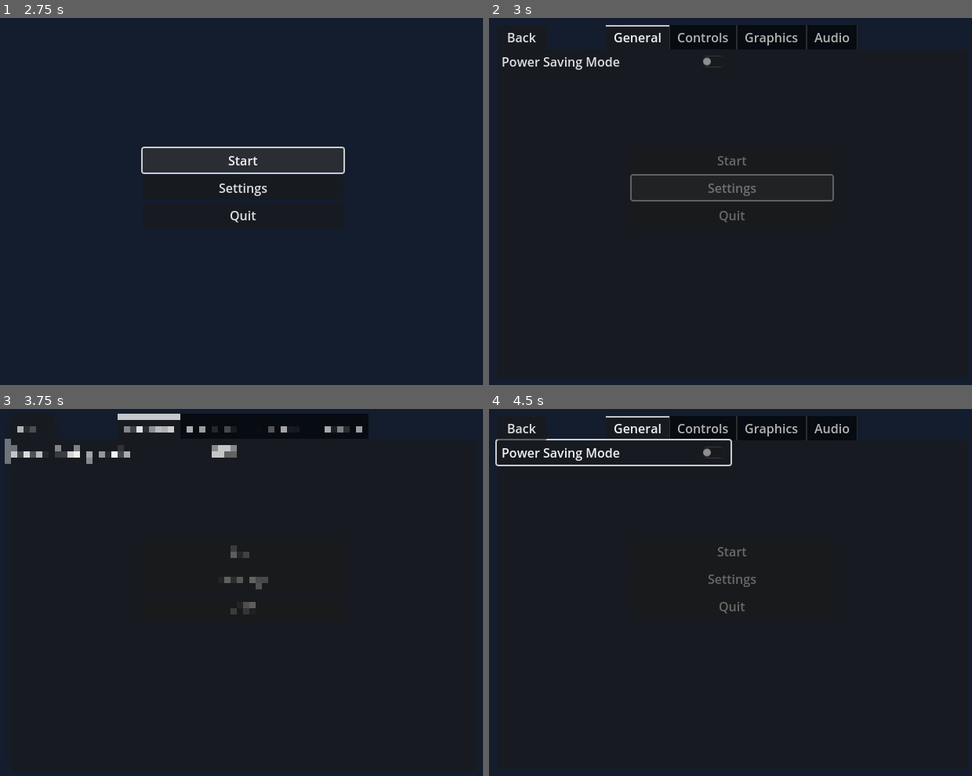
Above: before the commit, frames 1-4 (two rows, left to right).
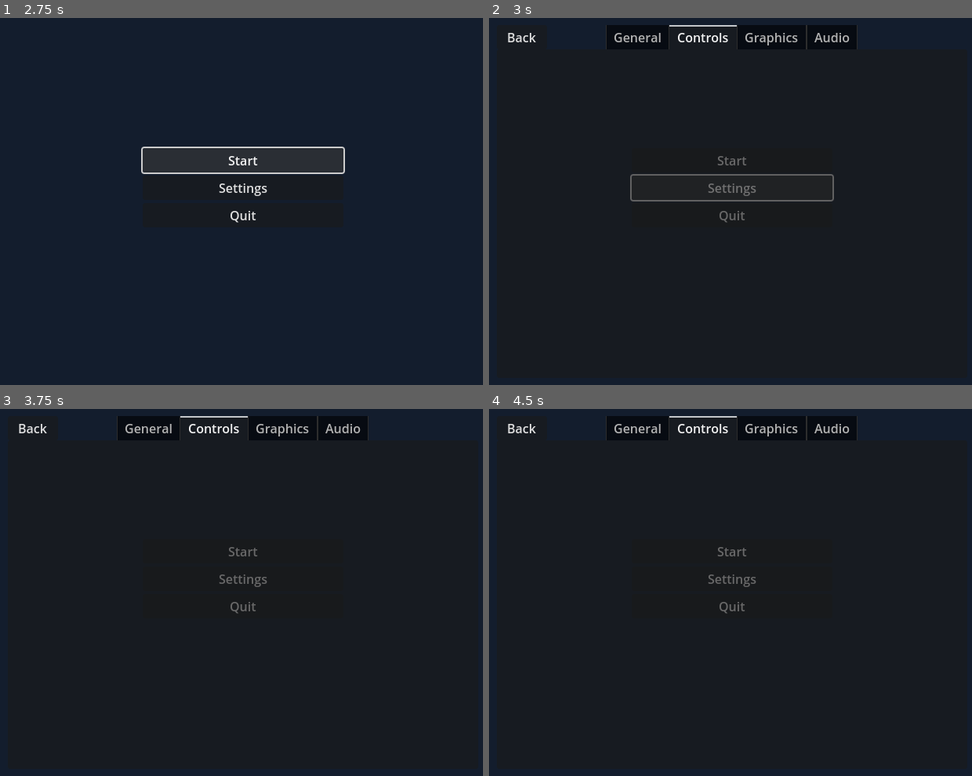
Above: after the commit, the same moments.

Repository: lilboyspirit/outlandish
Game: Godot game, scene res://scenes/menus/main_menu.tscn
Same seed, same stepped clock (60 frames per second), same inputs: the game is played once before the commit and once after it.
Inputs (mouse positions are in pixels of both pictures, inside the frame that each line leads up to):
- Up to frame 1 (2.75 s): click "Start" at 0.5 s; click "Start" at 1.25 s; click "Start" at 2 s
- Up to frame 2 (3 s): click "Settings" at 2.75 s
- Up to frame 3 (3.75 s): click (125, 453) at 3.5 s, where only the run before the commit has a clickable "Power Saving Mode"
- Up to frame 4 (4.5 s): click (614, 453) at 4.25 s, where only the run before the commit has a clickable "Power Saving Mode"

Frame 1 is identical in both runs. In frame 2, 0.7% of the frame differs, in the area x 2-52%, y 1-15%; in frame 3, 2.3%, in the area x 0-77%, y 1-56%; in frame 4, 1.2%.

Commit message:
add scroll to settings tabs

Diff:
--- a/scenes/menus/game_settings_tab.tscn
+++ b/scenes/menus/game_settings_tab.tscn
@@ -3,18 +3,27 @@
 [node name="Game" type="TabBar"]
 visible = false
 
-[node name="HBoxContainer" type="HBoxContainer" parent="."]
+[node name="ScrollContainer" type="ScrollContainer" parent="."]
 layout_mode = 1
 anchors_preset = 15
 anchor_right = 1.0
 anchor_bottom = 1.0
+offset_left = 8.0
+offset_top = 8.0
+offset_right = -8.0
+offset_bottom = -8.0
 grow_horizontal = 2
 grow_vertical = 2
 
-[node name="VBoxContainer" type="VBoxContainer" parent="HBoxContainer"]
+[node name="HBoxContainer" type="HBoxContainer" parent="ScrollContainer"]
+layout_mode = 2
+size_flags_horizontal = 3
+size_flags_vertical = 3
+
+[node name="VBoxContainer" type="VBoxContainer" parent="ScrollContainer/HBoxContainer"]
 layout_mode = 2
 size_flags_horizontal = 3
 
-[node name="VBoxContainer2" type="VBoxContainer" parent="HBoxContainer"]
+[node name="VBoxContainer2" type="VBoxContainer" parent="ScrollContainer/HBoxContainer"]
 layout_mode = 2
 size_flags_horizontal = 3
--- a/scenes/menus/settings_menu.tscn
+++ b/scenes/menus/settings_menu.tscn
@@ -19,49 +19,68 @@
 grow_horizontal = 2
 grow_vertical = 2
 tab_alignment = 1
+current_tab = 1
 all_tabs_in_front = true
 
 [node name="General" type="TabBar" parent="TabContainer"]
+visible = false
 layout_mode = 2
 
-[node name="HBoxContainer" type="HBoxContainer" parent="TabContainer/General"]
+[node name="ScrollContainer" type="ScrollContainer" parent="TabContainer/General"]
 layout_mode = 1
 anchors_preset = 15
 anchor_right = 1.0
 anchor_bottom = 1.0
+offset_left = 8.0
+offset_top = 8.0
+offset_right = -8.0
+offset_bottom = -8.0
 grow_horizontal = 2
 grow_vertical = 2
 
-[node name="VBoxContainer" type="VBoxContainer" parent="TabContainer/General/HBoxContainer"]
+[node name="HBoxContainer" type="HBoxContainer" parent="TabContainer/General/ScrollContainer"]
+layout_mode = 2
+size_flags_horizontal = 3
+size_flags_vertical = 3
+
+[node name="VBoxContainer" type="VBoxContainer" parent="TabContainer/General/ScrollContainer/HBoxContainer"]
 layout_mode = 2
 size_flags_horizontal = 3
 
-[node name="power_saving" type="CheckButton" parent="TabContainer/General/HBoxContainer/VBoxContainer"]
+[node name="power_saving" type="CheckButton" parent="TabContainer/General/ScrollContainer/HBoxContainer/VBoxContainer"]
 unique_name_in_owner = true
 layout_mode = 2
 text = "Power Saving Mode"
 
-[node name="VBoxContainer2" type="VBoxContainer" parent="TabContainer/General/HBoxContainer"]
+[node name="VBoxContainer2" type="VBoxContainer" parent="TabContainer/General/ScrollContainer/HBoxContainer"]
 layout_mode = 2
 size_flags_horizontal = 3
 
 [node name="Controls" type="TabBar" parent="TabContainer"]
-visible = false
 layout_mode = 2
 
-[node name="HBoxContainer" type="HBoxContainer" parent="TabContainer/Controls"]
+[node name="ScrollContainer" type="ScrollContainer" parent="TabContainer/Controls"]
 layout_mode = 1
 anchors_preset = 15
 anchor_right = 1.0
 anchor_bottom = 1.0
+offset_left = 8.0
+offset_top = 8.0
+offset_right = -8.0
+offset_bottom = -8.0
 grow_horizontal = 2
 grow_vertical = 2
 
-[node name="VBoxContainer" type="VBoxContainer" parent="TabContainer/Controls/HBoxContainer"]
+[node name="HBoxContainer" type="HBoxContainer" parent="TabContainer/Controls/ScrollContainer"]
+layout_mode = 2
+size_flags_horizontal = 3
+size_flags_vertical = 3
+
+[node name="VBoxContainer" type="VBoxContainer" parent="TabContainer/Controls/ScrollContainer/HBoxContainer"]
 layout_mode = 2
 size_flags_horizontal = 3
 
-[node name="VBoxContainer2" type="VBoxContainer" parent="TabContainer/Controls/HBoxContainer"]
+[node name="VBoxContainer2" type="VBoxContainer" parent="TabContainer/Controls/ScrollContainer/HBoxContainer"]
 layout_mode = 2
 size_flags_horizontal = 3
 
@@ -69,19 +88,28 @@
 visible = false
 layout_mode = 2
 
-[node name="HBoxContainer" type="HBoxContainer" parent="TabContainer/Graphics"]
+[node name="ScrollContainer" type="ScrollContainer" parent="TabContainer/Graphics"]
 layout_mode = 1
 anchors_preset = 15
 anchor_right = 1.0
 anchor_bottom = 1.0
+offset_left = 8.0
+offset_top = 8.0
+offset_right = -8.0
+offset_bottom = -8.0
 grow_horizontal = 2
 grow_vertical = 2
 
-[node name="VBoxContainer" type="VBoxContainer" parent="TabContainer/Graphics/HBoxContainer"]
+[node name="HBoxContainer" type="HBoxContainer" parent="TabContainer/Graphics/ScrollContainer"]
+layout_mode = 2
+size_flags_horizontal = 3
+size_flags_vertical = 3
+
+[node name="VBoxContainer" type="VBoxContainer" parent="TabContainer/Graphics/ScrollContainer/HBoxContainer"]
 layout_mode = 2
 size_flags_horizontal = 3
 
-[node name="VBoxContainer2" type="VBoxContainer" parent="TabContainer/Graphics/HBoxContainer"]
+[node name="VBoxContainer2" type="VBoxContainer" parent="TabContainer/Graphics/ScrollContainer/HBoxContainer"]
 layout_mode = 2
 size_flags_horizontal = 3
 
@@ -89,19 +117,28 @@
 visible = false
 layout_mode = 2
 
-[node name="HBoxContainer" type="HBoxContainer" parent="TabContainer/Audio"]
+[node name="ScrollContainer" type="ScrollContainer" parent="TabContainer/Audio"]
 layout_mode = 1
 anchors_preset = 15
 anchor_right = 1.0
 anchor_bottom = 1.0
+offset_left = 8.0
+offset_top = 8.0
+offset_right = -8.0
+offset_bottom = -8.0
 grow_horizontal = 2
 grow_vertical = 2
 
-[node name="VBoxContainer" type="VBoxContainer" parent="TabContainer/Audio/HBoxContainer"]
+[node name="HBoxContainer" type="HBoxContainer" parent="TabContainer/Audio/ScrollContainer"]
+layout_mode = 2
+size_flags_horizontal = 3
+size_flags_vertical = 3
+
+[node name="VBoxContainer" type="VBoxContainer" parent="TabContainer/Audio/ScrollContainer/HBoxContainer"]
 layout_mode = 2
 size_flags_horizontal = 3
 
-[node name="VBoxContainer2" type="VBoxContainer" parent="TabContainer/Audio/HBoxContainer"]
+[node name="VBoxContainer2" type="VBoxContainer" parent="TabContainer/Audio/ScrollContainer/HBoxContainer"]
 layout_mode = 2
 size_flags_horizontal = 3
 
@@ -120,5 +157,5 @@
 grow_vertical = 2
 text = "Back"
 
-[connection signal="toggled" from="TabContainer/General/HBoxContainer/VBoxContainer/power_saving" to="." method="_on_power_saving_toggled"]
+[connection signal="toggled" from="TabContainer/General/ScrollContainer/HBoxContainer/VBoxContainer/power_saving" to="." method="_on_power_saving_toggled"]
 [connection signal="pressed" from="back" to="." method="_on_back"]
--- /dev/null
+++ b/scripts/scroll.gd
@@ -0,0 +1,82 @@
+extends ScrollContainer
+
+@export var delta_for_swipe := Vector2(8, 8)
+
+var look_for_swipe := false
+var swiping := false
+var swipe_start : Vector2
+var swipe_mouse_start : Vector2
+var swipe_mouse_times : Array[int] = []
+var swipe_mouse_positions : Array[Vector2] = []
+var vertical_drag_threshold := 10
+
+func _ready() -> void:
+	self.mouse_filter = Control.MOUSE_FILTER_IGNORE
+
+func _input(event: InputEvent) -> void:
+	if !is_visible_in_tree():
+		return
+
+	if event is InputEventScreenDrag and swiping:
+		accept_event()
+		return
+
+	if event is InputEventMouseButton:
+
+		if event.pressed and get_global_rect().has_point(event.global_position):
+			look_for_swipe = true
+			swipe_mouse_start = event.global_position
+
+		elif swiping:
+			swipe_mouse_times.append(Time.get_ticks_msec())
+			swipe_mouse_positions.append(event.global_position)
+			var source := Vector2(get_h_scroll(), get_v_scroll())
+			var last_swipe_index := swipe_mouse_times.size() - 1
+			var now := Time.get_ticks_msec()
+			var cutoff := now - 100
+			for i in range(swipe_mouse_times.size() - 1, -1, -1):
+				if swipe_mouse_times[i] >= cutoff:
+					last_swipe_index = i
+				else: break
+			var flick_start : Vector2 = swipe_mouse_positions[last_swipe_index]
+			var flick_duration : float = min(0.3, (event.global_position - flick_start).length() / 1000)
+			if flick_duration > 0.0:
+				var tween = create_tween()
+				var delta : Vector2 = event.global_position - flick_start
+				var target := source - delta * flick_duration * 15.0
+				var tween_h_property := tween.tween_property(self,'scroll_horizontal', target.x, flick_duration)
+				var tween_v_property := tween.parallel().tween_property(self,'scroll_vertical', target.y, flick_duration)
+				tween_v_property.set_trans(Tween.TRANS_LINEAR).set_ease(Tween.EASE_OUT)
+				tween_h_property.set_trans(Tween.TRANS_LINEAR).set_ease(Tween.EASE_OUT)
+			swiping = false
+			swipe_mouse_times = []
+			swipe_mouse_positions = []
+		else:
+			look_for_swipe = false
+
+	if event is InputEventMouseMotion:
+		if swipe_mouse_start.y > event.global_position.y && swipe_mouse_start.y - event.global_position.y < vertical_drag_threshold:
+			return
+
+		if swipe_mouse_start.y < event.global_position.y && event.global_position.y - swipe_mouse_start.y < vertical_drag_threshold:
+			return
+
+		if swipe_mouse_start.y == event.global_position.y:
+			return
+
+		var delta : Vector2 = event.global_position - swipe_mouse_start
+
+		if look_for_swipe && (abs(delta.x) > delta_for_swipe.x or abs(delta.y) > delta_for_swipe.y):
+			swiping = true
+			look_for_swipe = false
+			swipe_start = Vector2(get_h_scroll(), get_v_scroll())
+			swipe_mouse_start = event.global_position
+			swipe_mouse_times = [Time.get_ticks_msec()]
+			swipe_mouse_positions = [swipe_mouse_start]
+
+		if swiping:
+			set_h_scroll(int(swipe_start.x - delta.x))
+			set_v_scroll(int(swipe_start.y - delta.y))
+			swipe_mouse_times.append(Time.get_ticks_msec())
+			swipe_mouse_positions.append(event.global_position)
+			event.position = Vector2.ZERO
